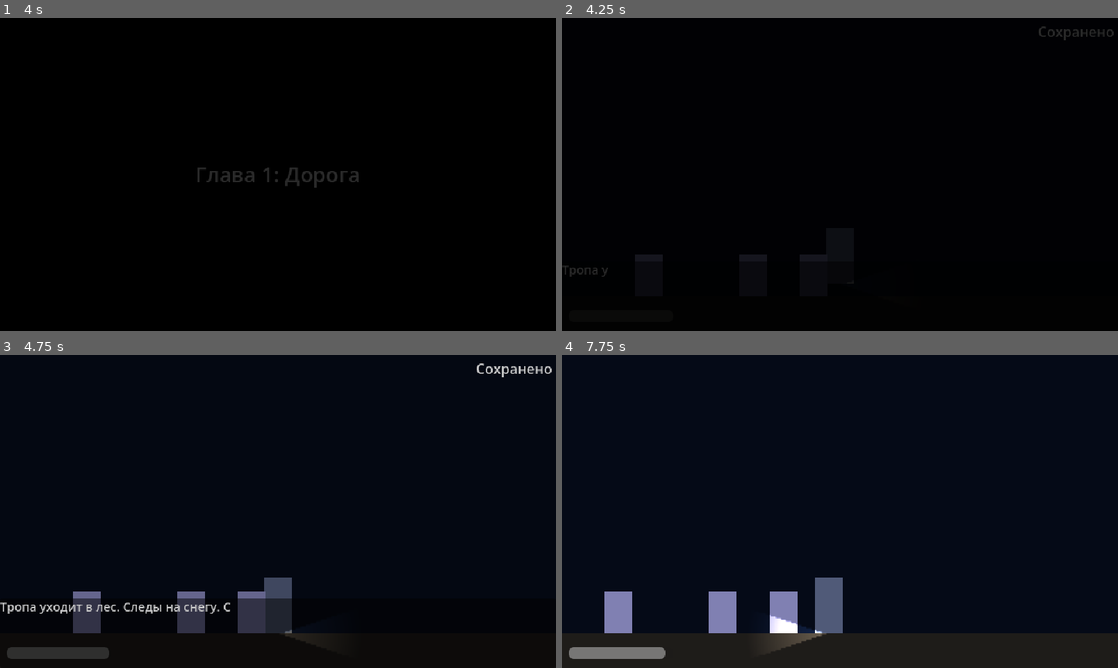
Above: before the commit, frames 1-4 (two rows, left to right).
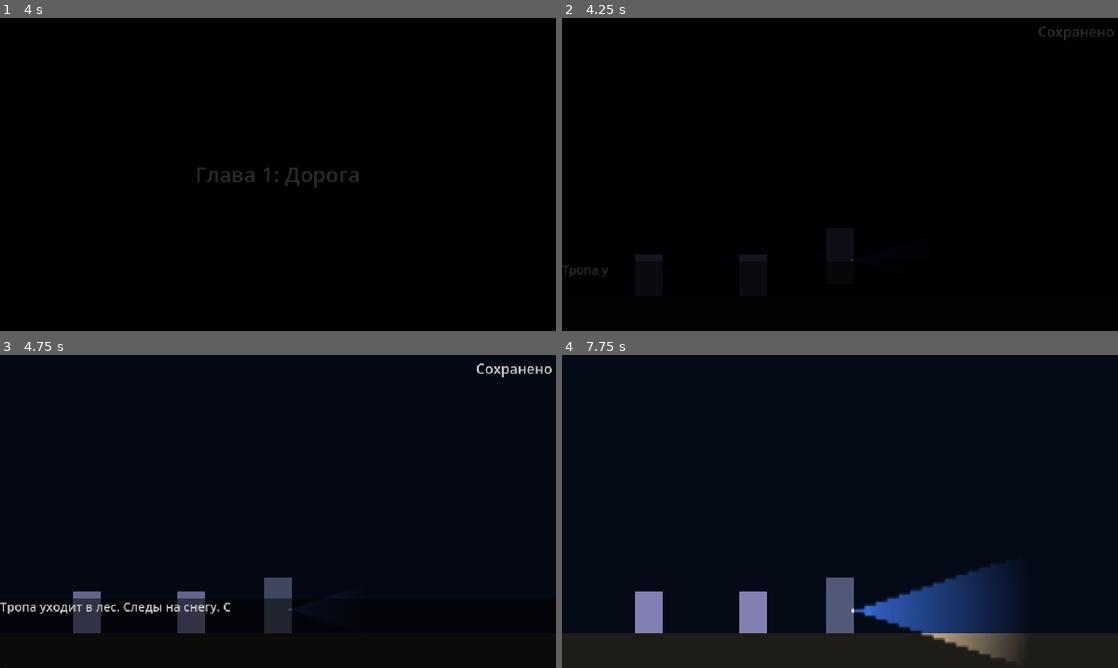
Above: after the commit, the same moments.

Repository: PNVDEVOPS/balagan_game
Game: Godot game, scene res://scenes/ui/main_menu.tscn
Same seed, same stepped clock (60 frames per second), same inputs: the game is played once before the commit and once after it.
Inputs (mouse positions are in pixels of both pictures, inside the frame that each line leads up to):
- Up to frame 1 (4 s): click "Новая игра" at 0.5 s; tap Enter at 1.25, 2.75 s; move the mouse to (400, 158) at 1.27 s; hold D (move_right) 1.28-2 s; hold Q (hide) 1.28-2 s; click (400, 158) at 1.42 s; tap F (crank, bound only after the commit) at 1.55, 3.05 s; tap Space (advance_dialogue) at 2 s; drag from (166, 190) to (250, 237) at 2.02 s; move the mouse to (333, 105) at 2.77 s; hold A (move_left) 2.78-3.5 s; hold Space (advance_dialogue) 2.78-3.5 s; drag from (250, 237) to (111, 127) at 3.52 s
- Up to frame 2 (4.25 s): no input
- Up to frame 3 (4.75 s): move the mouse to (444, 558) at 4.27 s; hold D (move_right) from 4.28 s (still down); hold E (interact) from 4.28 s (still down); tap F (crank, bound only after the commit) at 4.55 s
- Up to frame 4 (7.75 s): release D (move_right) at 5 s; release E (interact) at 5 s; drag from (673, 464) to (812, 611) at 5.02 s; tap Enter at 5.75 s; move the mouse to (867, 511) at 5.77 s; hold D (move_right) 5.78-6.5 s; hold F (crank, bound only after the commit) 5.78-6.5 s; click (867, 511) at 5.92 s; drag from (756, 433) to (728, 527) at 6.52 s; move the mouse to (962, 495) at 7.27 s; hold A (move_left) from 7.28 s (still down); hold F (crank, bound only after the commit) from 7.28 s (still down)

Frame 1 is identical in both runs. In frame 2, 0.1% of the frame differs, in the area x 42-53%, y 75-78%; in frame 3, 1.4%; in frame 4, 9.8%, in the area x 1-82%, y 66-98%.

Commit message:
chore: stage scene/script changes from Балаган refactor session
- Remove corridor/entrance/storage scenes (archived to _legacy)
- Remove highway_arrival.json (replaced by highway as forest path)
- Update scene files: spirit_guardian, examinable/pickable/usable, player, forest, highway
- Update dialogue_manager.gd, laika.gd, hud.gd
- Add CLAUDE.md, docs/specs+plans, Godot UID files

Co-Authored-By: Claude Sonnet 4.6 <noreply@anthropic.com>

Diff:
--- a/data/dialogues/highway_arrival.json
+++ /dev/null
@@ -1,8 +0,0 @@
-{
-  "lines": [
-    {"speaker": "", "text": "Двигатель чихнул и заглох."},
-    {"speaker": "", "text": "Метель. Снег бьёт в стекло."},
-    {"speaker": "", "text": "Телефон — три полоски, потом ноль."},
-    {"speaker": "", "text": "Где-то за лесом — свет."}
-  ]
-}
--- a/project.godot
+++ b/project.godot
@@ -76,6 +76,11 @@
 , Object(InputEventKey,"resource_local_to_scene":false,"resource_name":"","device":-1,"window_id":0,"alt_pressed":false …(186 unchanged characters)…
 ]
 }
+crank={
+"deadzone": 0.5,
+"events": [Object(InputEventKey,"resource_local_to_scene":false,"resource_name":"","device":-1,"window_id":0,"alt_pressed":false,"shift_pressed":false,"ctrl_pressed":false,"meta_pressed":false,"pressed":false,"keycode":0,"physical_keycode":70,"key_label":0,"unicode":102,"location":0,"echo":false,"script":null)
+]
+}
 
 [rendering]
 
--- a/scenes/characters/spirit_guardian.tscn
+++ b/scenes/characters/spirit_guardian.tscn
@@ -8,7 +8,7 @@
 size = Vector2(24, 48)
 
 [sub_resource type="CircleShape2D" id="CircleShape2D_detect"]
-radius = 80.0
+radius = 130.0
 
 [node name="SpiritGuardian" type="CharacterBody2D"]
 collision_layer = 1
--- a/scenes/player/player.tscn
+++ b/scenes/player/player.tscn
@@ -25,11 +25,12 @@
 autoplay = "idle"
 
 [node name="Flashlight" type="PointLight2D" parent="."]
+position = Vector2(10, -28)
 color = Color(1, 0.957, 0.839, 1)
 energy = 1.5
 texture = ExtResource("4")
 texture_scale = 2.0
-shadow_enabled = true
+shadow_enabled = false
 script = ExtResource("2")
 
 [node name="InteractionRay" type="RayCast2D" parent="."]
--- a/scenes/rooms/room_corridor.tscn
+++ /dev/null
@@ -1,71 +0,0 @@
-[gd_scene load_steps=8 format=3 uid="uid://room_corridor"]
-
-[ext_resource type="Script" path="res://scripts/rooms/room_corridor_logic.gd" id="6"]
-[ext_resource type="PackedScene" uid="uid://player001" path="res://scenes/player/player.tscn" id="1"]
-[ext_resource type="PackedScene" uid="uid://door001" path="res://scenes/objects/door.tscn" id="2"]
-[ext_resource type="PackedScene" uid="uid://hud001" path="res://scenes/ui/hud.tscn" id="3"]
-[ext_resource type="PackedScene" uid="uid://spirit_guardian" path="res://scenes/characters/spirit_guardian.tscn" id="4"]
-[ext_resource type="PackedScene" uid="uid://examinable001" path="res://scenes/objects/examinable.tscn" id="5"]
-[ext_resource type="PackedScene" uid="uid://laika001" path="res://scenes/characters/laika.tscn" id="7"]
-
-[sub_resource type="WorldBoundaryShape2D" id="WorldBoundaryShape2D_floor"]
-
-[node name="RoomCorridor" type="Node2D"]
-script = ExtResource("6")
-
-[node name="Background" type="ColorRect" parent="."]
-offset_right = 2400.0
-offset_bottom = 700.0
-color = Color(0.059, 0.039, 0.039, 1)
-
-[node name="FloorVisual" type="ColorRect" parent="."]
-offset_top = 660.0
-offset_right = 2400.0
-offset_bottom = 700.0
-color = Color(0.1, 0.06, 0.06, 1)
-
-[node name="Floor" type="StaticBody2D" parent="."]
-position = Vector2(0, 660)
-
-[node name="CollisionShape2D" type="CollisionShape2D" parent="Floor"]
-shape = SubResource("WorldBoundaryShape2D_floor")
-
-[node name="Player" parent="." instance=ExtResource("1")]
-position = Vector2(100, 640)
-
-[node name="SpawnPoint" type="Marker2D" parent="."]
-position = Vector2(100, 640)
-
-[node name="RoomRight" type="Marker2D" parent="."]
-position = Vector2(2400, 180)
-
-[node name="DoorLeft" parent="." instance=ExtResource("2")]
-position = Vector2(50, 660)
-door_id = "door_left"
-
-[node name="DoorDown" parent="." instance=ExtResource("2")]
-position = Vector2(1200, 660)
-door_id = "door_down"
-locked = true
-required_item = "storage_key"
-lock_message = "Тяжёлая дверь заперта. На замке — знакомый узор ключа."
-
-[node name="DoorRight" parent="." instance=ExtResource("2")]
-position = Vector2(2350, 660)
-door_id = "door_right"
-
-[node name="SpiritGuardian" parent="." instance=ExtResource("4")]
-position = Vector2(800, 660)
-
-[node name="WallExamine" parent="." instance=ExtResource("5")]
-position = Vector2(600, 620)
-examine_text = "Царапины на стене. Кто-то считал дни. Таких отметин — очень много."
-
-[node name="Laika" parent="." instance=ExtResource("7")]
-position = Vector2(300, 648)
-auto_appear = false
-
-[node name="RoomBottom" type="Marker2D" parent="."]
-position = Vector2(0, 700)
-
-[node name="HUD" parent="." instance=ExtResource("3")]
--- a/scenes/rooms/room_entrance.tscn
+++ /dev/null
@@ -1,66 +0,0 @@
-[gd_scene load_steps=6 format=3 uid="uid://room_entrance"]
-
-[ext_resource type="PackedScene" uid="uid://player001" path="res://scenes/player/player.tscn" id="1"]
-[ext_resource type="PackedScene" uid="uid://door001" path="res://scenes/objects/door.tscn" id="2"]
-[ext_resource type="PackedScene" uid="uid://hud001" path="res://scenes/ui/hud.tscn" id="3"]
-[ext_resource type="PackedScene" uid="uid://examinable001" path="res://scenes/objects/examinable.tscn" id="4"]
-[ext_resource type="Script" path="res://scripts/rooms/room_entrance_logic.gd" id="5"]
-
-[sub_resource type="WorldBoundaryShape2D" id="WorldBoundaryShape2D_floor"]
-
-[node name="RoomEntrance" type="Node2D"]
-script = ExtResource("5")
-
-[node name="Background" type="ColorRect" parent="."]
-offset_right = 1600.0
-offset_bottom = 700.0
-color = Color(0.051, 0.031, 0.02, 1)
-
-[node name="FloorVisual" type="ColorRect" parent="."]
-offset_top = 660.0
-offset_right = 1600.0
-offset_bottom = 700.0
-color = Color(0.12, 0.08, 0.05, 1)
-
-[node name="Floor" type="StaticBody2D" parent="."]
-position = Vector2(0, 660)
-
-[node name="CollisionShape2D" type="CollisionShape2D" parent="Floor"]
-shape = SubResource("WorldBoundaryShape2D_floor")
-
-[node name="Player" parent="." instance=ExtResource("1")]
-position = Vector2(1500, 640)
-
-[node name="SpawnPoint" type="Marker2D" parent="."]
-position = Vector2(1500, 640)
-
-[node name="RoomRight" type="Marker2D" parent="."]
-position = Vector2(1600, 180)
-
-[node name="DoorOutside" parent="." instance=ExtResource("2")]
-position = Vector2(50, 660)
-door_id = "door_outside"
-locked = true
-lock_message = "Дверь не поддаётся... Снаружи воет метель."
-
-[node name="DoorInside" parent="." instance=ExtResource("2")]
-position = Vector2(1550, 660)
-door_id = "door_inside"
-
-[node name="Window" parent="." instance=ExtResource("4")]
-position = Vector2(800, 620)
-examine_text = "В окне — только белое. Метель стала гуще."
-
-[node name="BootsExamine" parent="." instance=ExtResource("4")]
-position = Vector2(400, 660)
-examine_text = "Чьи-то сапоги у порога. Маленький размер."
-
-[node name="LoopScratchMarks" parent="." instance=ExtResource("4")]
-position = Vector2(80, 620)
-visible = false
-examine_text = "Следы ногтей на двери. Изнутри. Глубокие."
-
-[node name="RoomBottom" type="Marker2D" parent="."]
-position = Vector2(0, 700)
-
-[node name="HUD" parent="." instance=ExtResource("3")]
--- a/scenes/rooms/room_forest.tscn
+++ b/scenes/rooms/room_forest.tscn
@@ -8,11 +8,11 @@
 
 [sub_resource type="WorldBoundaryShape2D" id="WorldBoundaryShape2D_floor"]
 [sub_resource type="RectangleShape2D" id="RectangleShape2D_laika_trigger"]
-size = Vector2(120.0, 360.0)
+size = Vector2(120.0, 700.0)
 [sub_resource type="RectangleShape2D" id="RectangleShape2D_exit"]
-size = Vector2(40.0, 360.0)
+size = Vector2(40.0, 700.0)
 [sub_resource type="RectangleShape2D" id="RectangleShape2D_wall"]
-size = Vector2(40.0, 220.0)
+size = Vector2(40.0, 700.0)
 
 [node name="RoomForest" type="Node2D"]
 script = ExtResource("1")
@@ -216,7 +216,7 @@
 shape = SubResource("WorldBoundaryShape2D_floor")
 
 [node name="LeftWall" type="StaticBody2D" parent="."]
-position = Vector2(-20.0, 210.0)
+position = Vector2(-20.0, 350.0)
 
 [node name="LeftWallShape" type="CollisionShape2D" parent="LeftWall"]
 shape = SubResource("RectangleShape2D_wall")
@@ -235,12 +235,16 @@
 auto_appear = false
 
 [node name="LaikaTrigger" type="Area2D" parent="."]
-position = Vector2(1460.0, 180.0)
+position = Vector2(1460.0, 350.0)
 collision_layer = 0
 collision_mask = 1
 
 [node name="CollisionShape2D" type="CollisionShape2D" parent="LaikaTrigger"]
 shape = SubResource("RectangleShape2D_laika_trigger")
+
+[node name="NoteForestFather" parent="." instance=ExtResource("4")]
+position = Vector2(500.0, 620.0)
+examine_text = ""
 
 [node name="BrokenBranch" parent="." instance=ExtResource("4")]
 position = Vector2(700.0, 660.0)
@@ -255,7 +259,7 @@
 examine_text = "Балаган. Огонь внутри. Кто-то живёт здесь — или жил."
 
 [node name="ExitZone" type="Area2D" parent="."]
-position = Vector2(2330.0, 180.0)
+position = Vector2(2330.0, 350.0)
 collision_layer = 0
 collision_mask = 1
 
--- a/scenes/rooms/room_highway.tscn
+++ b/scenes/rooms/room_highway.tscn
@@ -10,7 +10,7 @@
 [sub_resource type="RectangleShape2D" id="RectangleShape2D_car"]
 size = Vector2(200.0, 64.0)
 [sub_resource type="RectangleShape2D" id="RectangleShape2D_trigger"]
-size = Vector2(40.0, 360.0)
+size = Vector2(40.0, 700.0)
 [sub_resource type="CircleShape2D" id="CircleShape2D_headlight"]
 radius = 20.0
 
@@ -236,25 +236,13 @@
 examine_text = "Указатель занесло снегом. Цифры не разобрать."
 
 [node name="TriggerZone" type="Area2D" parent="."]
-position = Vector2(1770.0, 180.0)
+position = Vector2(1770.0, 350.0)
 collision_layer = 0
 collision_mask = 1
 
 [node name="CollisionShape2D" type="CollisionShape2D" parent="TriggerZone"]
 shape = SubResource("RectangleShape2D_trigger")
 
-[node name="NoteFather1" parent="." instance=ExtResource("4")]
-position = Vector2(350, 660)
-examine_text = ""
-
-[node name="NoteFather2" parent="." instance=ExtResource("4")]
-position = Vector2(900, 660)
-examine_text = ""
-
-[node name="NoteFather3" parent="." instance=ExtResource("4")]
-position = Vector2(1450, 660)
-examine_text = ""
-
 [node name="RoomBottom" type="Marker2D" parent="."]
 position = Vector2(0, 700)
 
--- a/scenes/rooms/room_storage.tscn
+++ /dev/null
@@ -1,63 +0,0 @@
-[gd_scene load_steps=7 format=3 uid="uid://room_storage"]
-
-[ext_resource type="PackedScene" uid="uid://player001" path="res://scenes/player/player.tscn" id="1"]
-[ext_resource type="PackedScene" uid="uid://door001" path="res://scenes/objects/door.tscn" id="2"]
-[ext_resource type="PackedScene" uid="uid://hud001" path="res://scenes/ui/hud.tscn" id="3"]
-[ext_resource type="PackedScene" uid="uid://hideable001" path="res://scenes/objects/hideable.tscn" id="4"]
-[ext_resource type="Script" path="res://scripts/rooms/room_storage_logic.gd" id="5"]
-[ext_resource type="PackedScene" uid="uid://examinable001" path="res://scenes/objects/examinable.tscn" id="6"]
-
-[sub_resource type="WorldBoundaryShape2D" id="WorldBoundaryShape2D_floor"]
-
-[node name="RoomStorage" type="Node2D"]
-script = ExtResource("5")
-
-[node name="Background" type="ColorRect" parent="."]
-offset_right = 2000.0
-offset_bottom = 700.0
-color = Color(0.071, 0.051, 0.031, 1)
-
-[node name="FloorVisual" type="ColorRect" parent="."]
-offset_top = 660.0
-offset_right = 2000.0
-offset_bottom = 700.0
-color = Color(0.11, 0.08, 0.05, 1)
-
-[node name="Floor" type="StaticBody2D" parent="."]
-position = Vector2(0, 660)
-
-[node name="CollisionShape2D" type="CollisionShape2D" parent="Floor"]
-shape = SubResource("WorldBoundaryShape2D_floor")
-
-[node name="Player" parent="." instance=ExtResource("1")]
-position = Vector2(1900, 640)
-
-[node name="SpawnPoint" type="Marker2D" parent="."]
-position = Vector2(1900, 640)
-
-[node name="RoomRight" type="Marker2D" parent="."]
-position = Vector2(2000, 180)
-
-[node name="DoorBack" parent="." instance=ExtResource("2")]
-position = Vector2(1950, 660)
-door_id = "door_back"
-
-[node name="HideableBox" parent="." instance=ExtResource("4")]
-position = Vector2(150, 660)
-
-[node name="StorageShelf" parent="." instance=ExtResource("6")]
-position = Vector2(600, 660)
-examine_text = "Полки с припасами. Всё в порядке — кто-то хозяйничал здесь недавно."
-
-[node name="OldTrap" parent="." instance=ExtResource("6")]
-position = Vector2(1200, 660)
-examine_text = "Охотничий капкан. Ржавый. Давно не использовался."
-
-[node name="NoteAiyyna4" parent="." instance=ExtResource("6")]
-position = Vector2(900, 620)
-examine_text = ""
-
-[node name="RoomBottom" type="Marker2D" parent="."]
-position = Vector2(0, 700)
-
-[node name="HUD" parent="." instance=ExtResource("3")]
--- a/scripts/autoload/dialogue_manager.gd
+++ b/scripts/autoload/dialogue_manager.gd
@@ -16,6 +16,8 @@
 	var path := "res://data/dialogues/%s.json" % file_name
 	var file := FileAccess.open(path, FileAccess.READ)
 	if not file:
+		push_warning("DialogueManager: file not found: %s" % path)
+		dialogue_finished.emit()
 		return
 	var json := JSON.new()
 	json.parse(file.get_as_text())
--- a/scripts/characters/laika.gd
+++ b/scripts/characters/laika.gd
@@ -27,7 +27,10 @@
 	add_to_group("laika")
 	_find_player()
 	if not auto_appear:
-		disappear()
+		# Instantly hidden — no tween so appear() won't race with disappear()
+		is_visible_spirit = false
+		visible = false
+		modulate.a = 0.0
 
 func _find_player() -> void:
 	await get_tree().process_frame
--- a/scripts/ui/hud.gd
+++ b/scripts/ui/hud.gd
@@ -1,25 +1,14 @@
 extends CanvasLayer
 
-var _flashlight: Node = null
 var _save_timer: float = 0.0
 
 func _ready() -> void:
 	process_mode = Node.PROCESS_MODE_ALWAYS
 	SaveManager.saved.connect(_on_saved)
 	$SavedLabel.visible = false
-	_find_flashlight()
-
-func _find_flashlight() -> void:
-	var player := get_tree().get_first_node_in_group("player")
-	if player:
-		_flashlight = player.get_node_or_null("Flashlight")
+	$FlashlightBar.visible = false
 
 func _process(delta: float) -> void:
-	if _flashlight == null:
-		_find_flashlight()
-	if _flashlight and _flashlight.has_method("get") and "charge" in _flashlight:
-		$FlashlightBar.value = _flashlight.charge
-
 	if _save_timer > 0.0:
 		_save_timer -= delta
 		if _save_timer <= 0.0:
Not shown: 1 places in scenes/objects/examinable.tscn that only renumber resources
Not shown: 1 places in scenes/objects/pickable.tscn that only renumber resources
Not shown: 1 places in scenes/objects/usable.tscn that only renumber resources
Not shown, added: scripts/autoload/chapter_manager.gd.uid
Not shown, added: scripts/autoload/save_manager.gd.uid
Not shown, added: scripts/ui/main_menu.gd.uid
Not shown, added: scripts/ui/pause_menu.gd.uid
Not shown, added: scripts/ui/settings_menu.gd.uid
Not shown, added: CLAUDE.md
Not shown, added: docs/superpowers/plans/2026-05-19-balagan-full-implementation.md
Not shown, added: docs/superpowers/specs/2026-05-19-balagan-design.md
